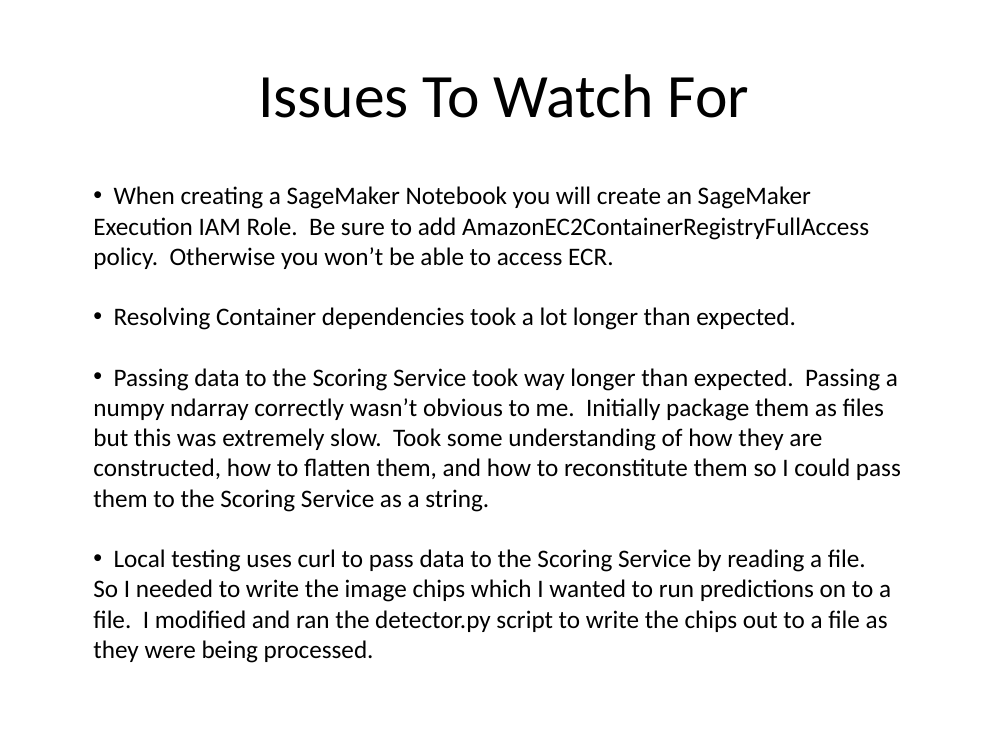
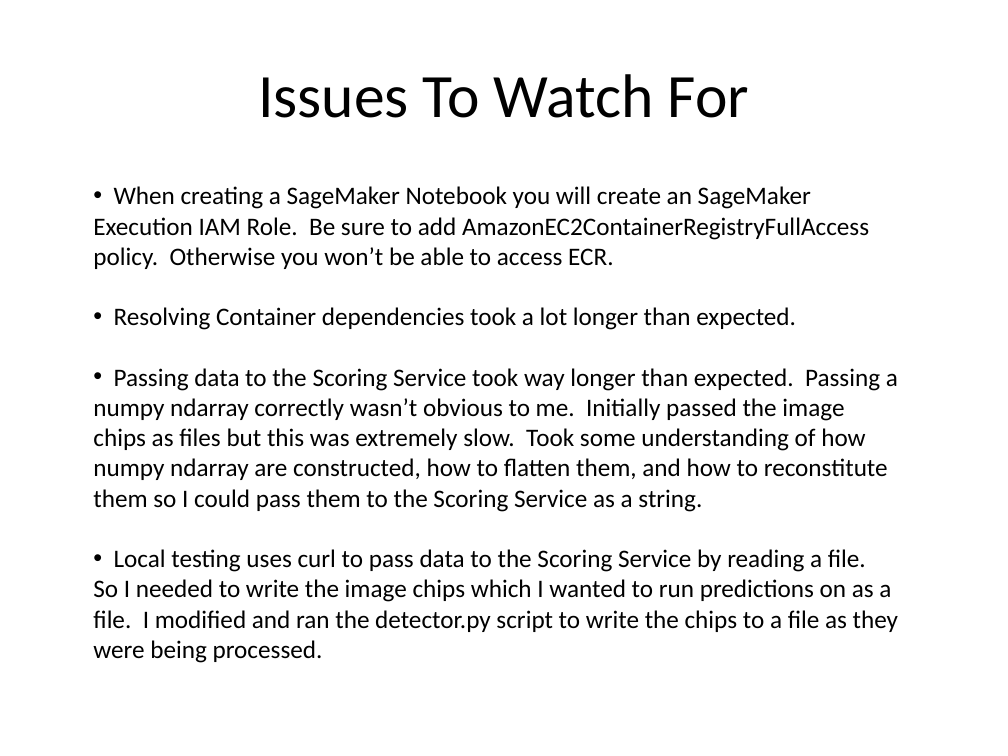
Before and after one commit to kskalvar/aws-sagemaker-planesnet-tflearn-bring-your-own-container, a slide deck: slide 11 of slides/AWS-Sagemaker-Planesnet-TFLearn-Bring-Your-Own-Container.pptx. Drawn at 1008x756 pixels with LibreOffice and Linux fonts; fonts in the diff are those of the drawing. Boxes give left, top, right and bottom in pixels: in the first picture for what was removed or moved away, otherwise in the second. Text is boxed around its words. In the diff, an @@ line names an element or a change of style, - is before the commit and + after.

Commit message:
Update slides

```diff
--- a/slides/AWS-Sagemaker-Planesnet-TFLearn-Bring-Your-Own-Container.pptx
+++ b/slides/AWS-Sagemaker-Planesnet-TFLearn-Bring-Your-Own-Container.pptx
@@ text at (93,368,898,663): text changed @@
-  • Passing data to the Scoring Service took way longer than expected. Passing a numpy ndarray correctly wasn’t obvious to me. Initially package them as files but this was extremely slow. Took some understanding of how they are constructed, how to flatten them, and how to reconstitute them so I could pass them to the Scoring Service as a string.
-  • Local testing uses curl to pass data to the Scoring Service by reading a file. So I needed to write the image chips which I wanted to run predictions on to a file. I modified and ran the detector.py script to write the chips out to a file as they were being processed.
+  • Passing data to the Scoring Service took way longer than expected. Passing a numpy ndarray correctly wasn’t obvious to me. Initially passed the image chips as files but this was extremely slow. Took some understanding of how numpy ndarray are constructed, how to flatten them, and how to reconstitute them so I could pass them to the Scoring Service as a string.
+  • Local testing uses curl to pass data to the Scoring Service by reading a file. So I needed to write the image chips which I wanted to run predictions on as a file. I modified and ran the detector.py script to write the chips to a file as they were being processed.
```
Also in this commit, not shown: 1 other slide changed.
